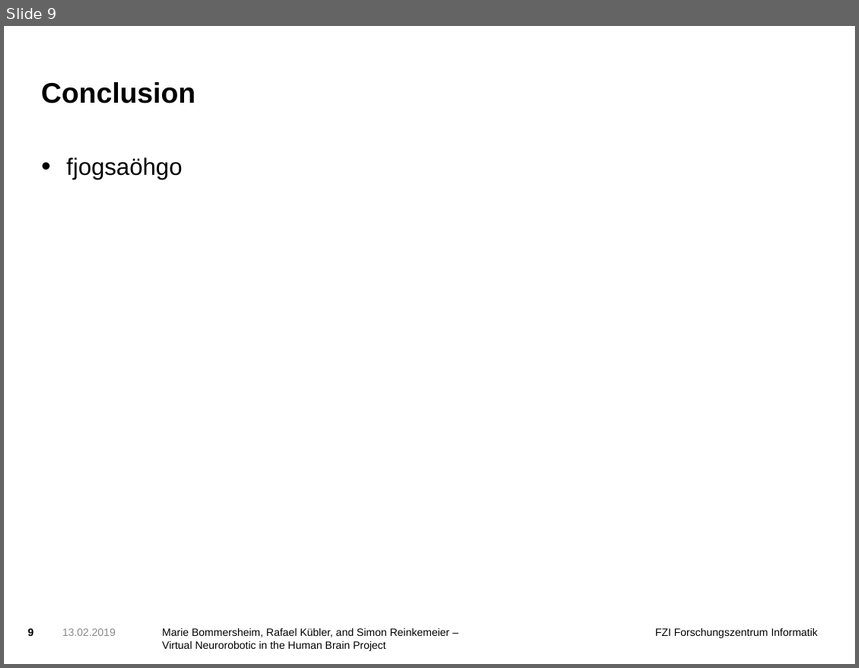
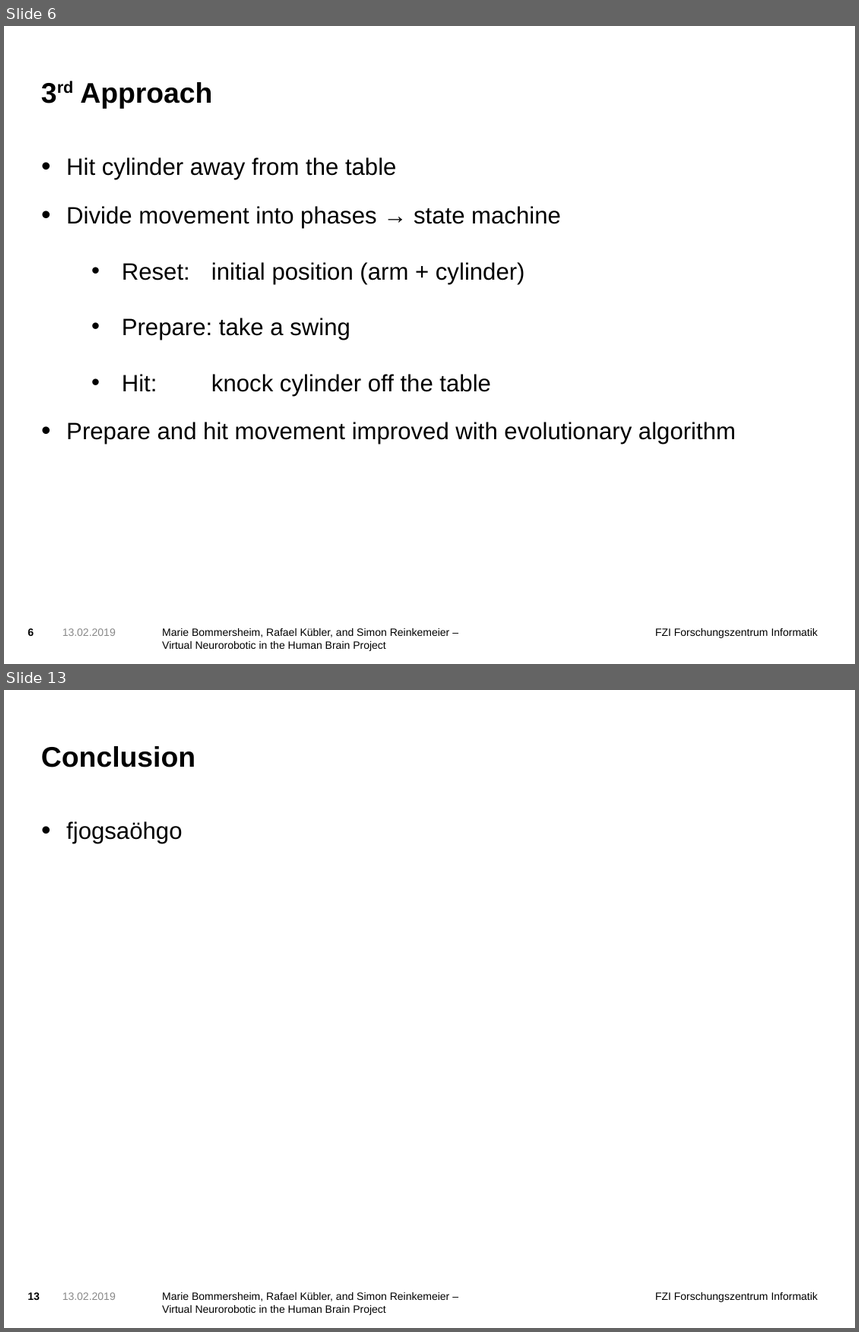
Before and after one commit to simonre/hbpprak_2018_throwing, a slide deck: Präsentation.odp. Shown one above the other, each under a label of ours: slide 9 before the commit, slides 6 and 13 after it; the slides between them are not shown. The pictures are 859x668 and 859x1332 pixels, drawn with LibreOffice and Linux fonts; fonts in the diff are those of the drawing; background and template pictures are left out. Boxes give left, top, right and bottom in pixels: in the first picture for what was removed or moved away, otherwise in the second. Text is boxed around its words. In the diff, an @@ line names an element or a change of style, - is before the commit and + after.

```diff
--- a/Präsentation.odp
+++ b/Präsentation.odp
@@ slide 6 added at <box>4,26,855,664</box>, background picture (left out); not listed: 2 template elements that a slide beside it also shows @@
@@ title added at <box>80,82,212,108</box>, 24 pt, text #000000, bold @@
+3rd Approach
@@ text added at <box>66,157,736,445</box>, 20 pt, text #000000 @@
+• Hit cylinder away from the table
+• Divide movement into phases → state machine
+  • Reset: initial position (arm + cylinder)
+  • Prepare: take a swing
+  • Hit: knock cylinder off the table
+• Prepare and hit movement improved with evolutionary algorithm
@@ page number added at <box>28,629,34,636</box>, 9 pt, text #000000, bold @@
+6
@@ text added at <box>63,629,116,636</box>, 9 pt, text #898989 @@
+13.02.2019
@@ what was slide 9 is now slide 13 @@
@@ page number at <box>28,1293,40,1300</box>: text changed @@
-9
+13
```
Also in this commit, not shown: 7 slides changed, 4 other slides added, 1 slide removed, 12 other files.
